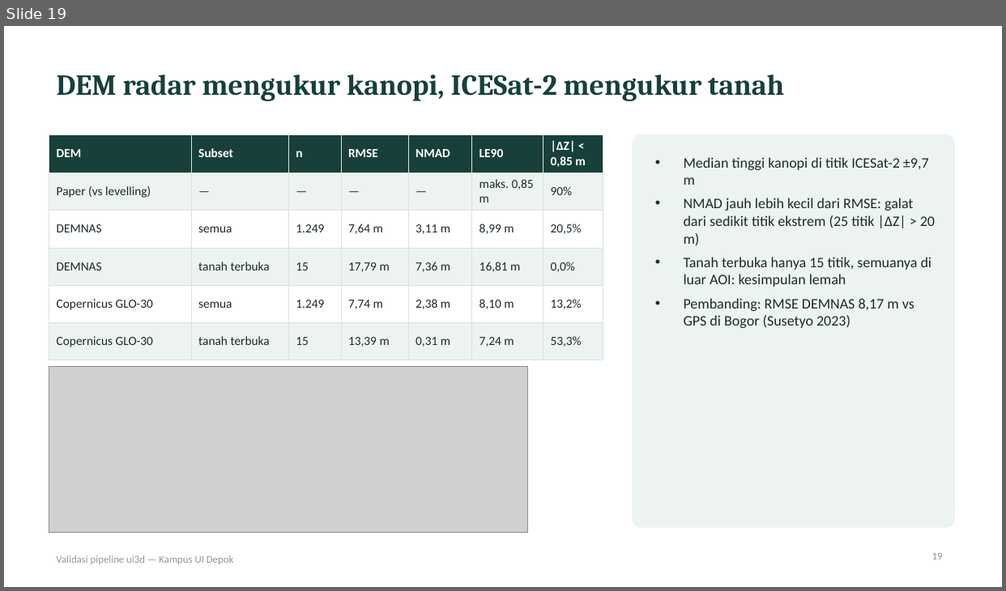
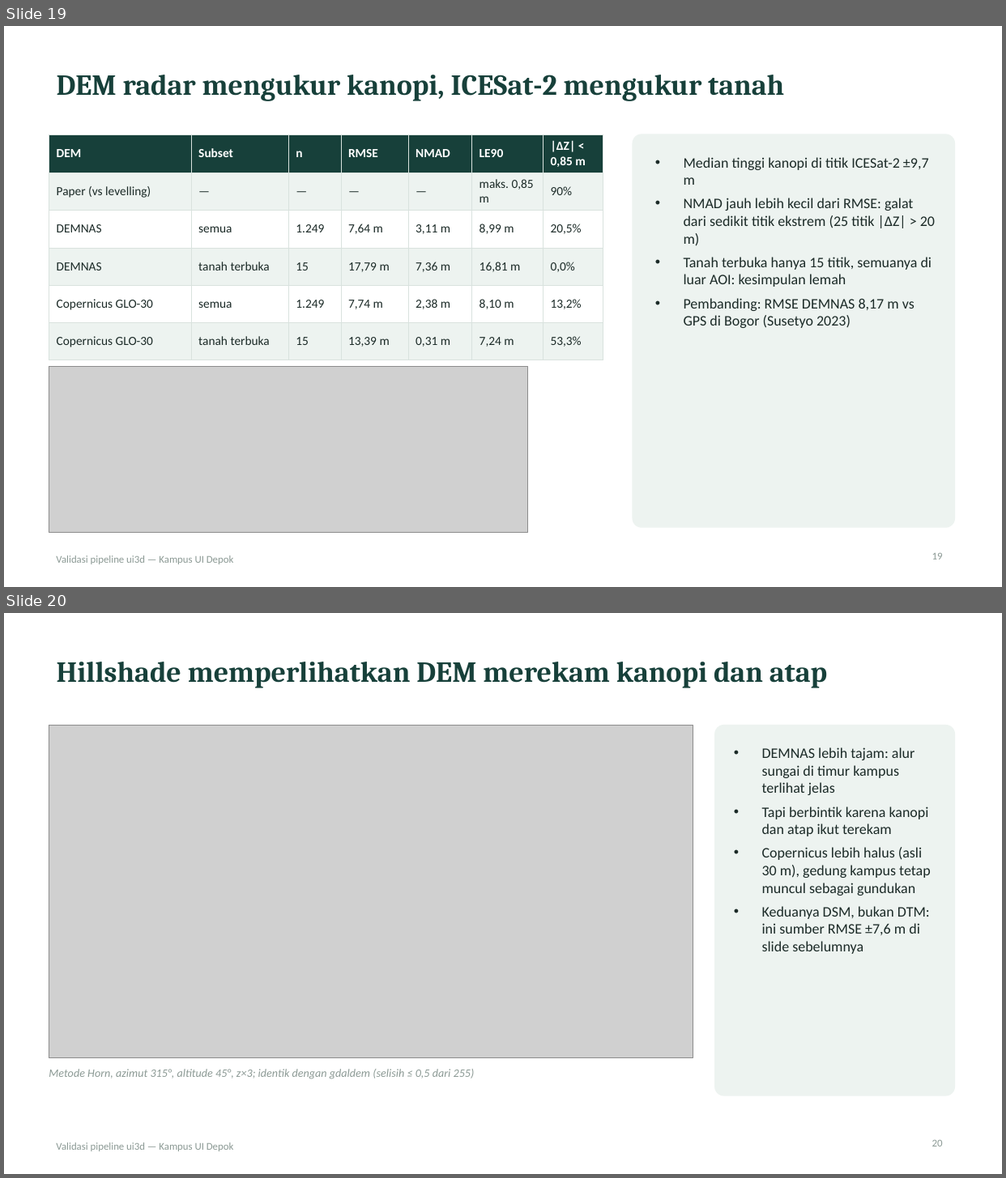
Before and after one commit to Zaki-Fadlan/3d_modeling_GIS_bahan_ajar, a slide deck: ui3d/presentasi_validasi_ui3d.pptx. Shown one above the other, each under a label of ours: slide 19 before the commit, slides 19 and 20 after it. The pictures are 1006x591 and 1006x1178 pixels, drawn with LibreOffice and Linux fonts; fonts in the diff are those of the drawing; grey boxes stand for pictures. Boxes give left, top, right and bottom in pixels: in the first picture for what was removed or moved away, otherwise in the second. Text is boxed around its words. In the diff, an @@ line names an element or a change of style, - is before the commit and + after.

```diff
--- a/ui3d/presentasi_validasi_ui3d.pptx
+++ b/ui3d/presentasi_validasi_ui3d.pptx
@@ slide 20 added at <box>4,613,1002,1174</box>, background #FFFFFF; not listed: 1 template element that a slide beside it also shows @@
@@ title added at <box>57,662,827,688</box>, 28 pt, text #17403A, bold @@
+Hillshade memperlihatkan DEM merekam kanopi dan atap
@@ picture added at <box>49,726,692,1059</box> @@
@@ rounded rectangle added at <box>715,726,955,1096</box>, fill #EDF3F0, outline #EDF3F0 1 pt @@
@@ text added at <box>762,747,931,954</box>, 14 pt, text #1B2A27 @@
+• DEMNAS lebih tajam: alur sungai di timur kampus terlihat jelas
+• Tapi berbintik karena kanopi dan atap ikut terekam
+• Copernicus lebih halus (asli 30 m), gedung kampus tetap muncul sebagai gundukan
+• Keduanya DSM, bukan DTM: ini sumber RMSE ±7,6 m di slide sebelumnya
@@ text added at <box>49,1069,475,1080</box>, 11 pt, text #8C9A95, italic @@
+Metode Horn, azimut 315°, altitude 45°, z×3; identik dengan gdaldem (selisih ≤ 0,5 dari 255)
@@ page number added at <box>932,1140,943,1147</box>, 10 pt, text #8C9A95 @@
+20
```
Also in this commit, not shown: 2 slides changed, 1 other slide added, 25 other files.
